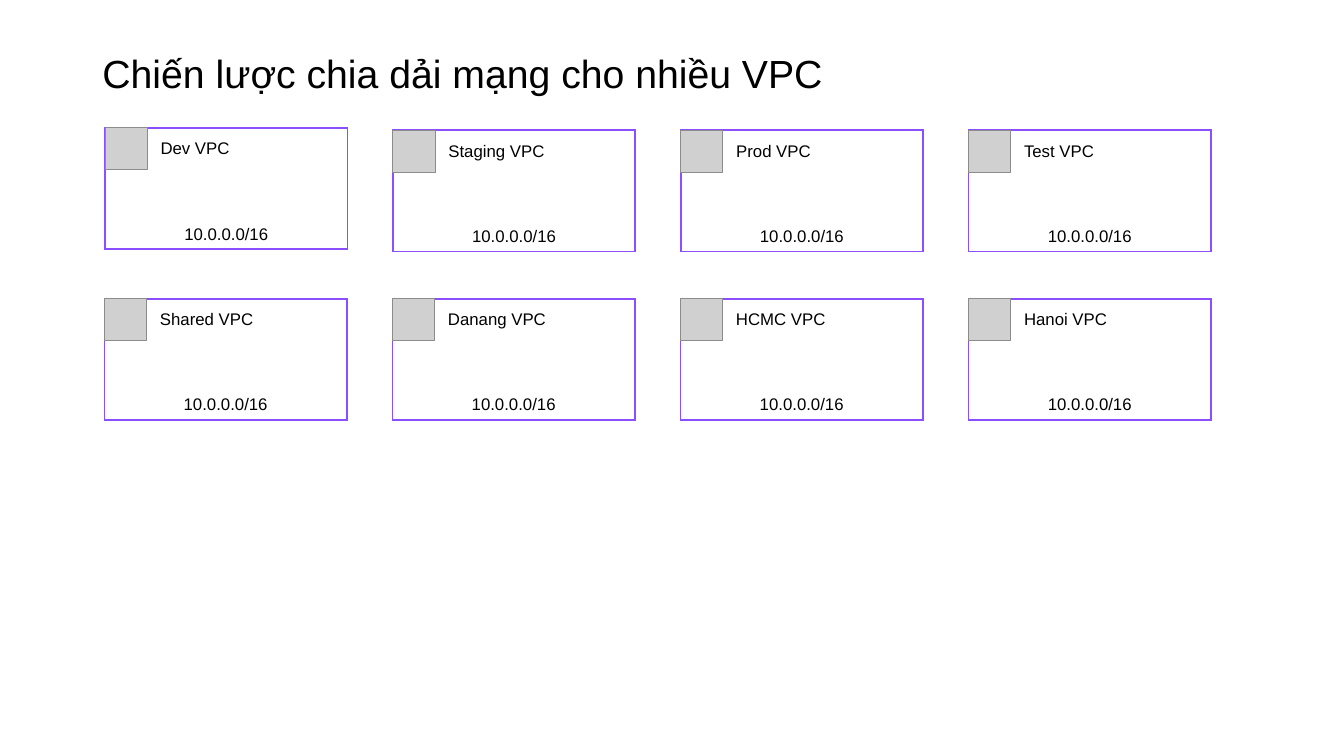
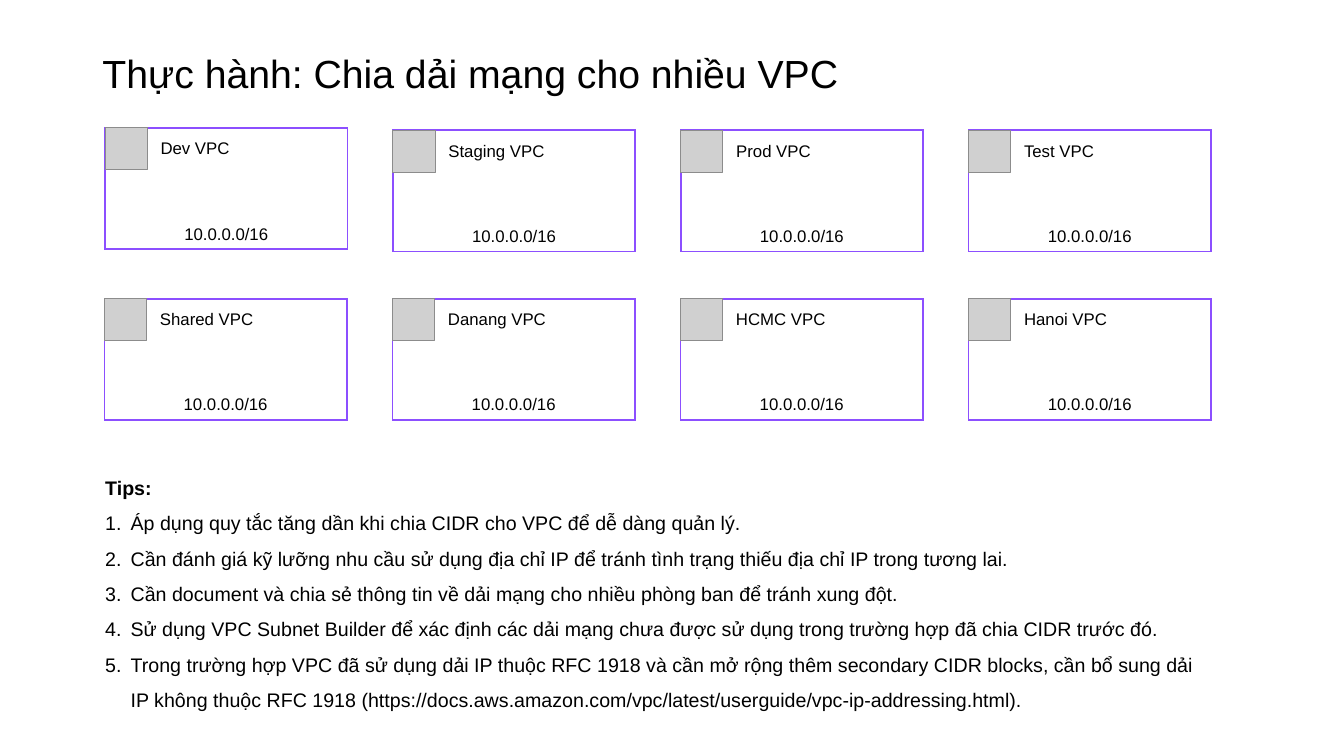
Before and after one commit to tycloud97/tycloud-2024, a slide deck: slide 3 of Chiến lược chia dải mạng cho nhiều VPC.pptx. Drawn at 1344x756 pixels with LibreOffice and Linux fonts; fonts in the diff are those of the drawing; grey boxes stand for pictures. Boxes give left, top, right and bottom in pixels: in the first picture for what was removed or moved away, otherwise in the second. Text is boxed around its words. In the diff, an @@ line names an element or a change of style, - is before the commit and + after.

Commit message:
slide

```diff
--- a/Chiến lược chia dải mạng cho nhiều VPC.pptx
+++ b/Chiến lược chia dải mạng cho nhiều VPC.pptx
@@ title at [102, 58, 838, 96]: text changed @@
-Chiến lược chia dải mạng cho nhiều VPC
+Thực hành: Chia dải mạng cho nhiều VPC
@@ text added at [105, 480, 1192, 711], 14 pt, text #000000 @@
+Tips:
+1. Áp dụng quy tắc tăng dần khi chia CIDR cho VPC để dễ dàng quản lý.
+2. Cần đánh giá kỹ lưỡng nhu cầu sử dụng địa chỉ IP để tránh tình trạng thiếu địa chỉ IP trong tương lai.
+3. Cần document và chia sẻ thông tin về dải mạng cho nhiều phòng ban để tránh xung đột.
+4. Sử dụng VPC Subnet Builder để xác định các dải mạng chưa được sử dụng trong trường hợp đã chia CIDR trước đó.
+5. Trong trường hợp VPC đã sử dụng dải IP thuộc RFC 1918 và cần mở rộng thêm secondary CIDR blocks, cần bổ sung dải IP không thuộc RFC 1918 (https://docs.aws.amazon.com/vpc/latest/userguide/vpc-ip-addressing.html).
```
Also in this commit, not shown: 2 other slides changed.
